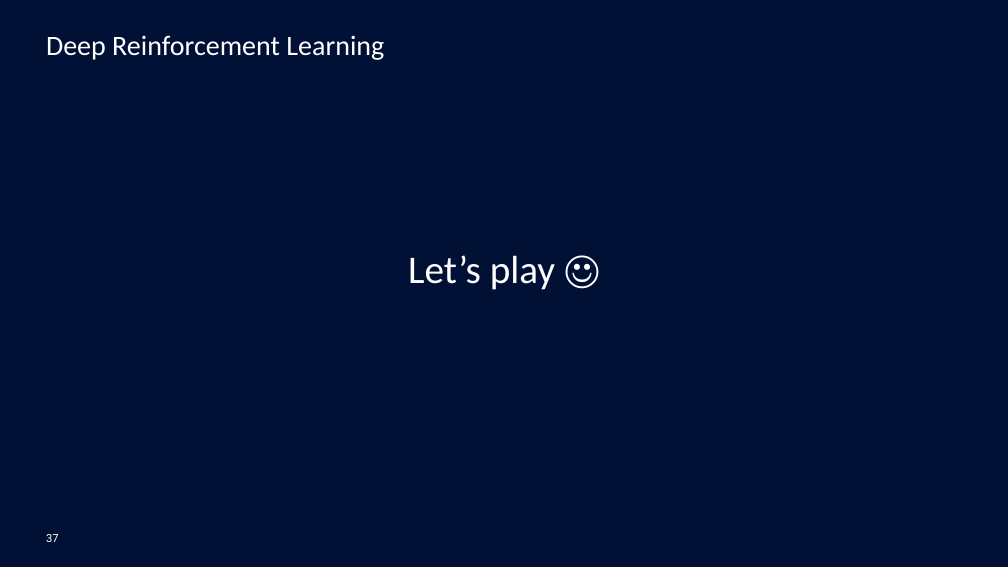
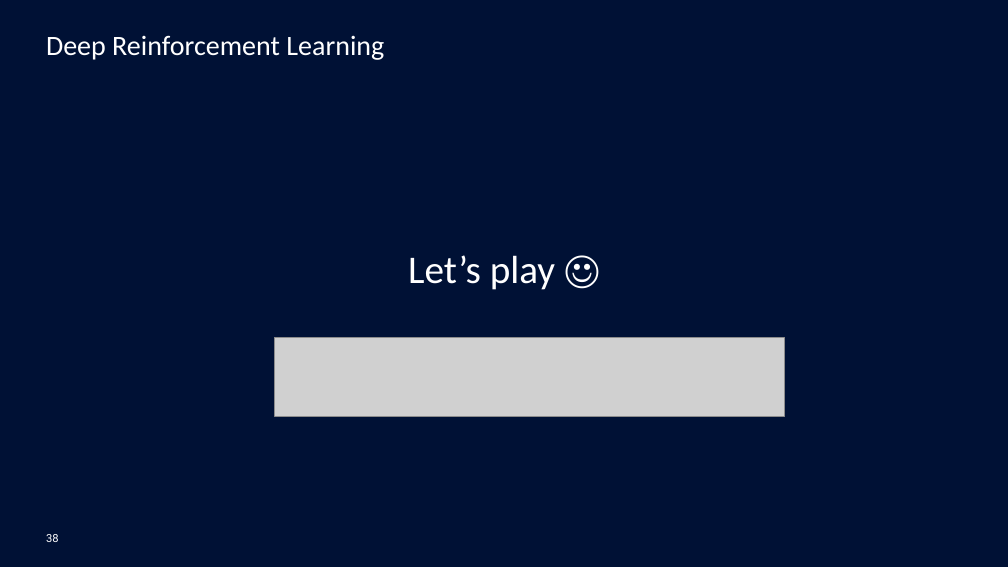
Before and after one commit to mgoutay/ml_course, a slide deck: slide 38 of (D)RL_course.pptx (slide 37 before the commit). Drawn at 1008x567 pixels with LibreOffice and Linux fonts; fonts in the diff are those of the drawing; grey boxes stand for pictures; background and template pictures are left out. Boxes give left, top, right and bottom in pixels: in the first picture for what was removed or moved away, otherwise in the second. Text is boxed around its words. In the diff, an @@ line names an element or a change of style, - is before the commit and + after.

```diff
--- a/(D)RL_course.pptx
+++ b/(D)RL_course.pptx
@@ picture added at [275, 338, 785, 416] @@
@@ page number at [46, 534, 59, 542]: text changed @@
-37
+38
```
Also in this commit, not shown: 3 other slides changed, 1 slide added, 1 other file.
